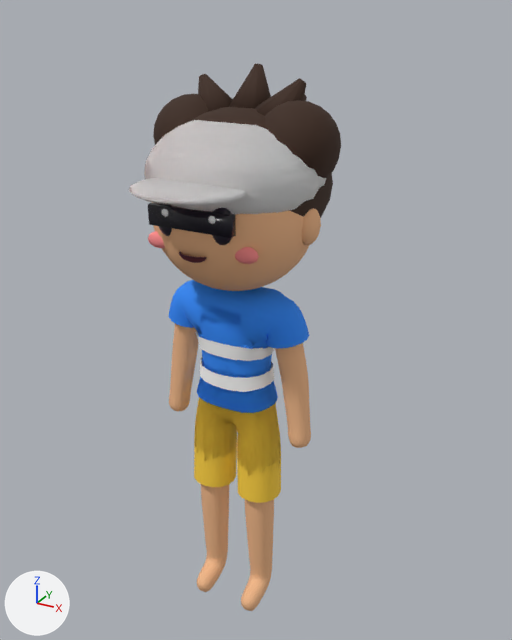
Two versions of the glTF model smash-areia/godot/assets/models/player.glb, one commit apart.
Before and after are seen from a 50 mm camera at (1.273, -2.155, 2.43) aimed at (0.032, 0.1, 1.302). The lights are fixed; the arrows at lower left show +X, +Y and +Z. The older version comes first.

In view in the first picture: 'Bermuda', 'Body', 'Hair_Puffs', 'Hair_Spiky', 'HeadMesh', 'Shades', 'Shirt', 'Shorts', 'Stripe0', 'Stripe1', 'Tank'.
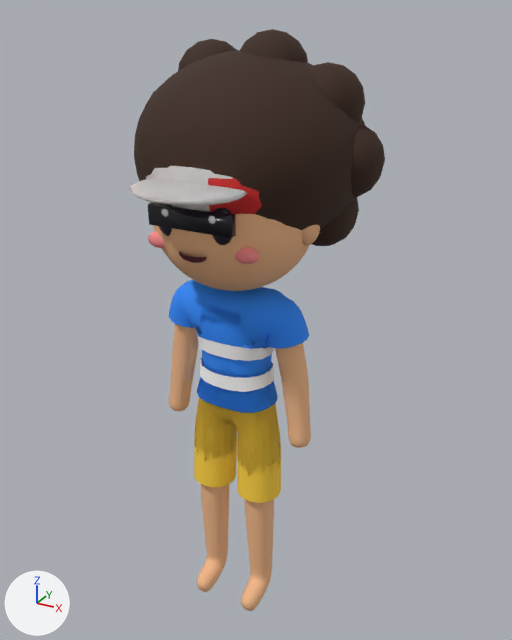
What the commit changed:
Mesh me_hair_afro is new.
It consists of a UV sphere (30 segments, 18 rings, poles along z) spanning x -0.428..0.428, y -0.285..0.525, z 1.6..2.3; a UV sphere (12 segments, 8 rings, poles along z) spanning x 0.23..0.49, y 0.03..0.29, z 1.82..2.08; a UV sphere (12 segments, 8 rings, poles along z) spanning x 0.146..0.406, y 0.03..0.29, z 2.006..2.266; a UV sphere (12 segments, 8 rings, poles along z) spanning x -0.067..0.193, y 0.03..0.29, z 2.106..2.366; a UV sphere (12 segments, 8 rings, poles along z) spanning x -0.31..-0.05, y 0.03..0.29, z 2.071..2.331; a UV sphere (12 segments, 8 rings, poles along z) spanning x -0.468..-0.208, y 0.03..0.29, z 1.919..2.179; a UV sphere (12 segments, 8 rings, poles along z) spanning x -0.468..-0.208, y 0.03..0.29, z 1.721..1.981; a UV sphere (12 segments, 8 rings, poles along z) spanning x 0.146..0.406, y 0.03..0.29, z 1.634..1.894.
It uses material mat_hair (brown #3b2416).
Object 'Hair_Afro' (ob_hair_afro) is new; it shows me_hair_afro.
Its location is (0.0, 0.0, 0.0).

Where the change shows, as pixel boxes [x1, y1, x2, y2] in the pictures (512 x 640 px):
'Hair_Afro', added (brown)
    after: [134, 29, 385, 246]
'Shades', unchanged, covered by the edit
    before: [128, 120, 327, 238]
    after: [128, 166, 248, 238]
'Hair_Puffs', unchanged, covered by the edit
    before: [153, 94, 341, 217]
'Hair_Spiky', unchanged, covered by the edit
    before: [198, 64, 307, 116]
